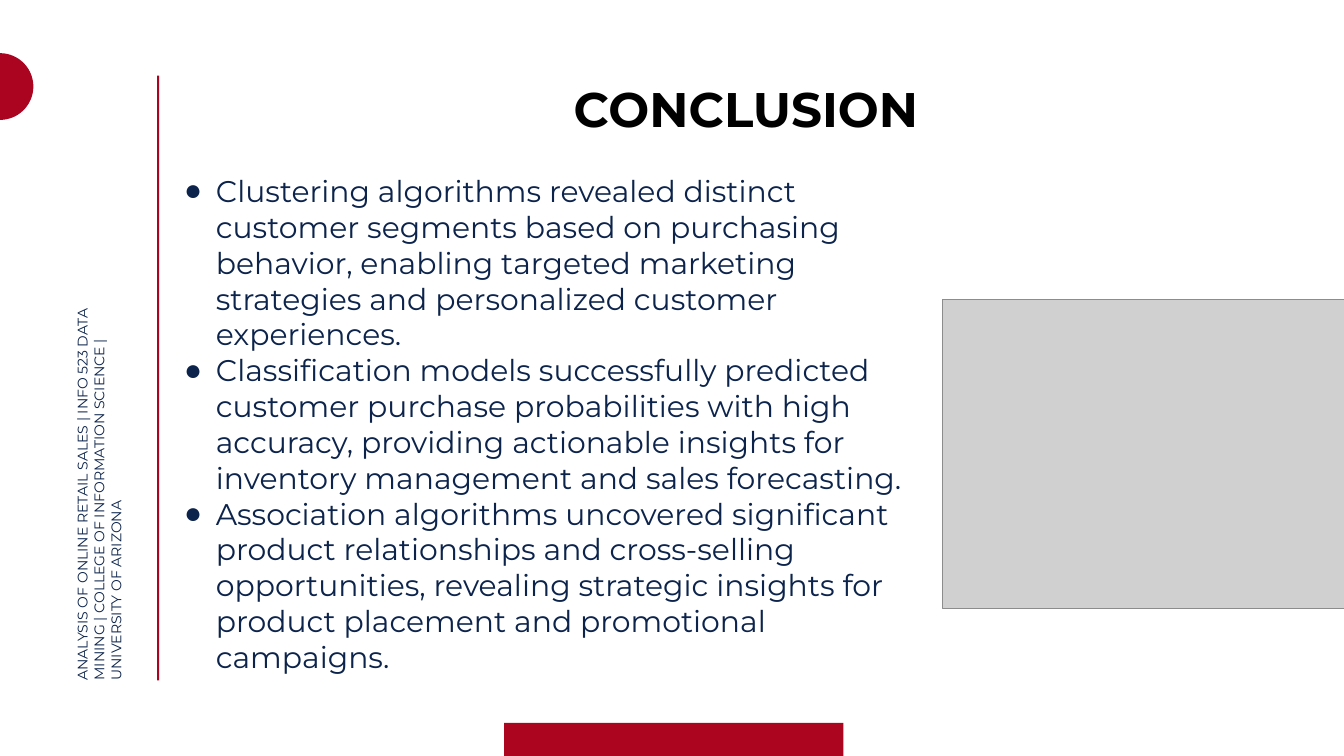
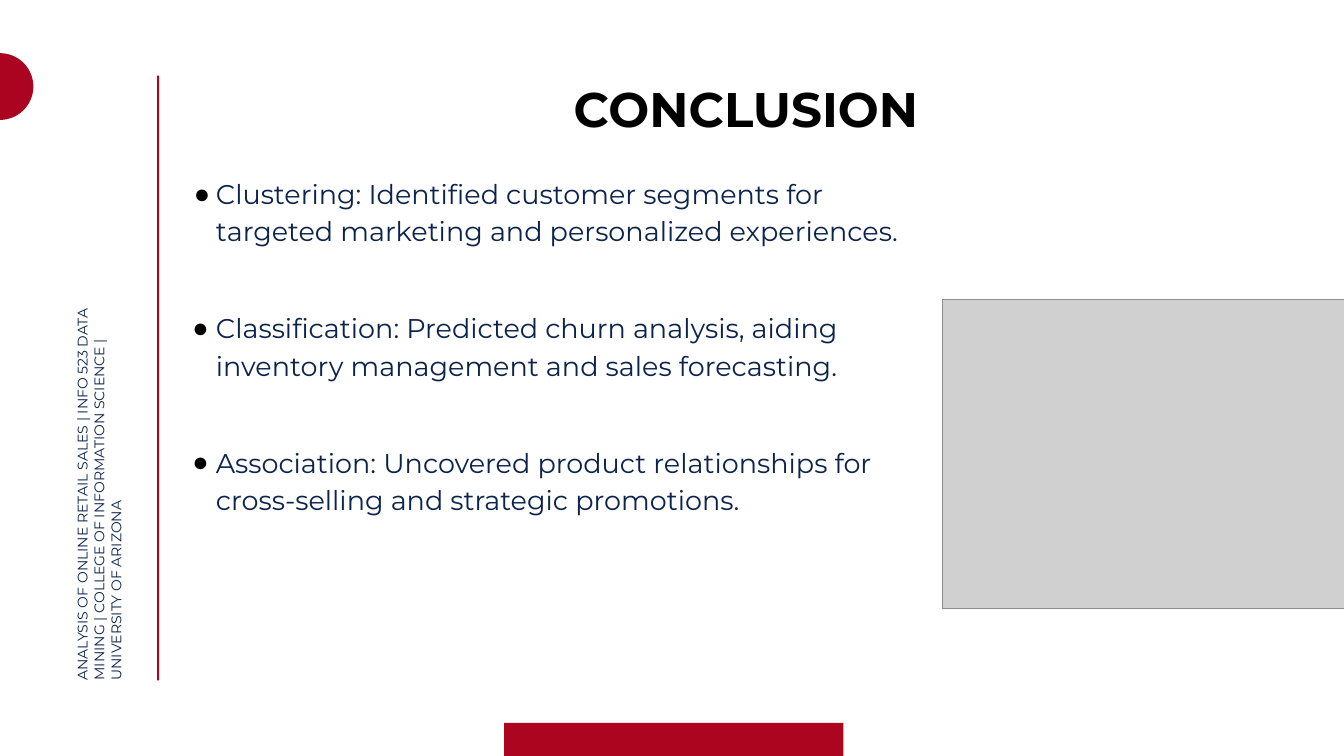
Before and after one commit to praagnya08/INFO-523, a slide deck: slide 24 of INFO 523 DATA MINING PRESENTATION GROUP 6.pptx (slide 19 before the commit). Drawn at 1344x756 pixels with LibreOffice and Linux fonts; fonts in the diff are those of the drawing; grey boxes stand for pictures; background and template pictures are left out. Boxes give left, top, right and bottom in pixels: in the first picture for what was removed or moved away, otherwise in the second. Text is boxed around its words. In the diff, an @@ line names an element or a change of style, - is before the commit and + after.

Commit message:
Updated PPT

```diff
--- a/INFO 523 DATA MINING PRESENTATION GROUP 6.pptx
+++ b/INFO 523 DATA MINING PRESENTATION GROUP 6.pptx
@@ text at <box>216,183,898,516</box>: text changed; size 32 to 29 pt @@
-● Clustering algorithms revealed distinct customer segments based on purchasing behavior, enabling targeted marketing strategies and personalized customer experiences.
-● Classification models successfully predicted customer purchase probabilities with high accuracy, providing actionable insights for inventory management and sales forecasting.
-● Association algorithms uncovered significant product relationships and cross-selling opportunities, revealing strategic insights for product placement and promotional campaigns.
+● Clustering: Identified customer segments for targeted marketing and personalized experiences.
+● Classification: Predicted churn analysis, aiding inventory management and sales forecasting.
+● Association: Uncovered product relationships for cross-selling and strategic promotions.
```
Also in this commit, not shown: 6 other slides changed, 5 slides added.
